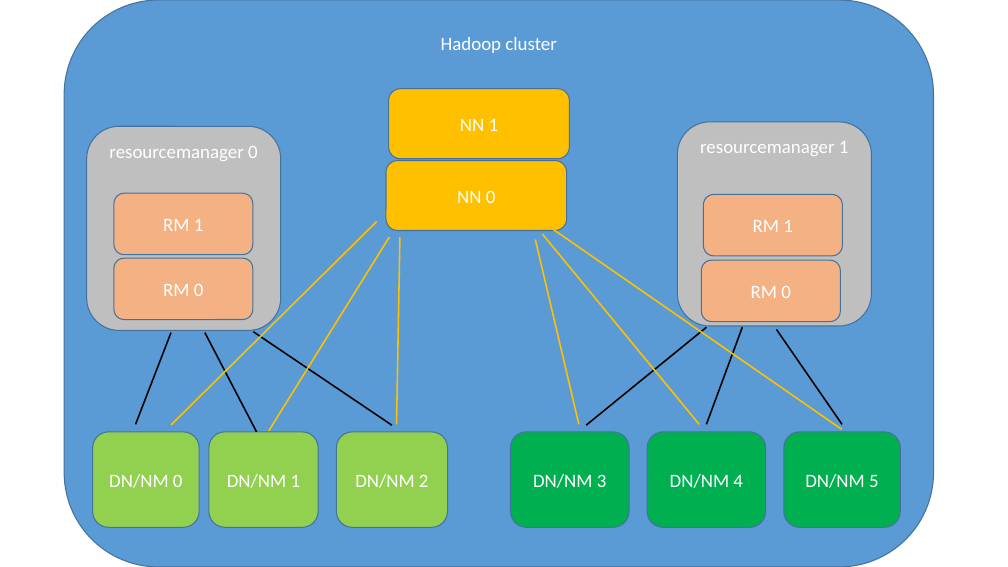
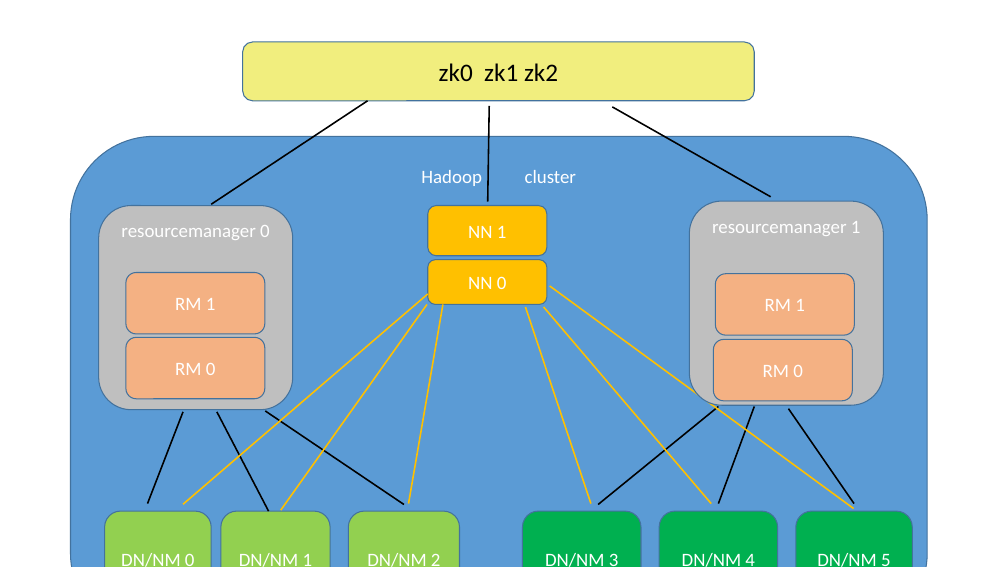
Before and after one commit to zhhray/DockerForK8s, a slide deck: slide 1 of apps/hadoop-cluster-ha/resourcemanager-2/结构.pptx. Drawn at 1008x567 pixels with LibreOffice and Linux fonts; fonts in the diff are those of the drawing. Boxes give left, top, right and bottom in pixels: in the first picture for what was removed or moved away, otherwise in the second. Text is boxed around its words. In the diff, an @@ line names an element or a change of style, - is before the commit and + after.

```diff
--- a/apps/hadoop-cluster-ha/resourcemanager-2/结构.pptx
+++ b/apps/hadoop-cluster-ha/resourcemanager-2/结构.pptx
@@ rounded rectangle added at [243,42,755,101], fill #F1EE7E, outline #43739E 1 pt, 24 pt, text #000000 @@
+zk0 zk1 zk2
@@ line added from (211, 204) to (368, 101), #000000 1.5 pt @@
@@ line added from (488, 202) to (489, 106), #000000 1.5 pt @@
@@ line added from (771, 197) to (613, 107), #000000 1.5 pt @@
@@ rounded rectangle "Hadoop cluster": place and size @@
-rounded rectangle "Hadoop cluster" at [64,0,934,567]
+rounded rectangle "Hadoop cluster" at [70,136,927,567]
@@ rounded rectangle "NN 1": place and size @@
-rounded rectangle "NN 1" at [389,88,569,159]
+rounded rectangle "NN 1" at [428,206,547,256]
@@ rounded rectangle "NN 0": place and size @@
-rounded rectangle "NN 0" at [386,160,567,231]
+rounded rectangle "NN 0" at [428,259,547,304]
@@ line moved from (171, 425) - (377, 222) to (183, 504) - (428, 294) @@
@@ line moved from (842, 430) - (547, 225) to (854, 509) - (550, 286) @@
@@ line moved from (268, 431) - (389, 237) to (281, 510) - (427, 305) @@
@@ line moved from (397, 424) - (400, 237) to (408, 504) - (443, 305) @@
@@ line moved from (579, 424) - (535, 240) to (591, 504) - (526, 307) @@
@@ line moved from (699, 424) - (543, 234) to (712, 504) - (544, 307) @@
@@ 11 rounded rectangles, 6 lines: place and size @@
-11 rounded rectangles, 6 lines at [87,122,901,527]
+11 rounded rectangles, 6 lines at [98,201,913,567]
@@ rounded rectangle "DN/NM 3": place and size @@
-rounded rectangle "DN/NM 3" at [510,432,629,527]
+rounded rectangle "DN/NM 3" at [523,511,641,567]
```
Also in this commit, not shown: 14 other files.
